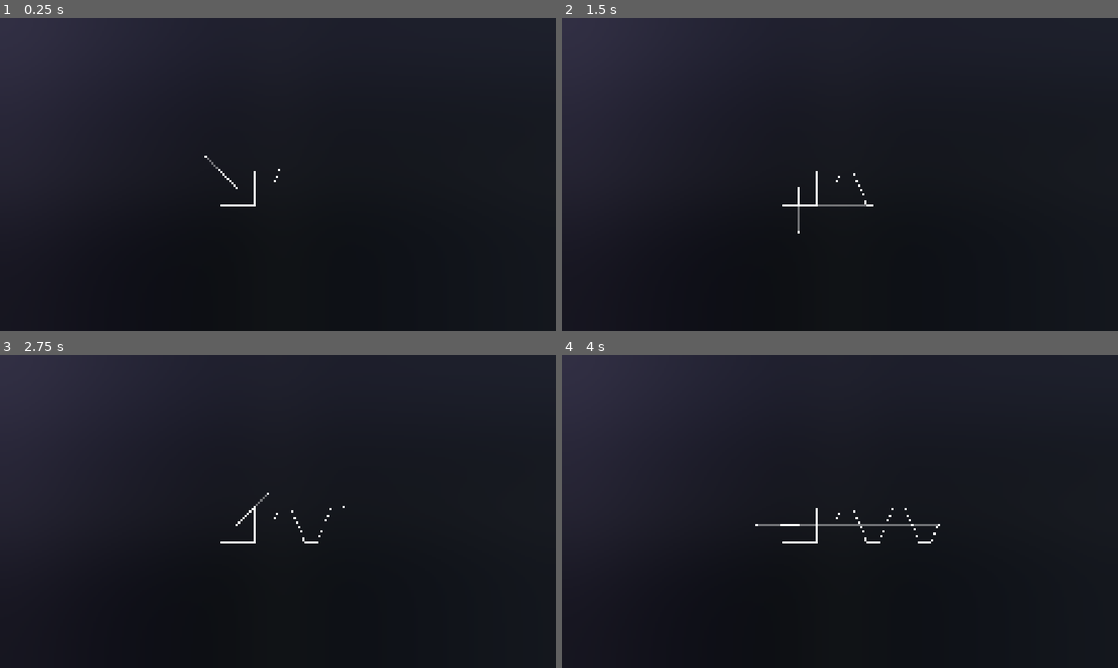
Above: before the commit, frames 1-4 (two rows, left to right).
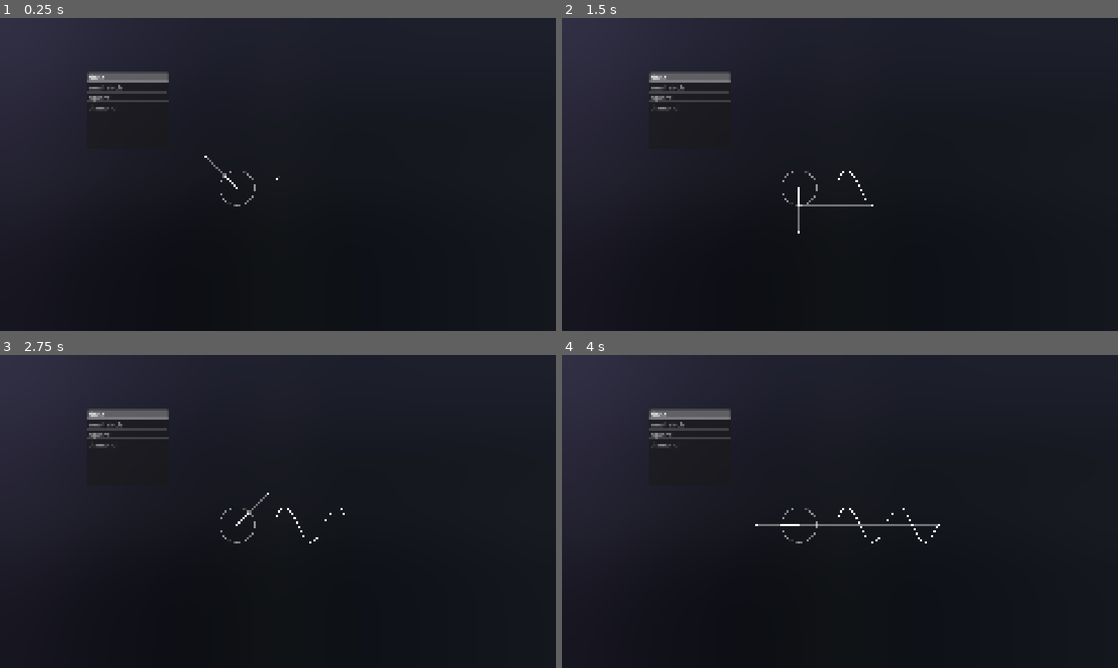
Above: after the commit, the same moments.

Repository: Jfred94/waveform-generator
Game: Godot game, scene res://Scenes/Game/game.tscn
Two runs of this game, one before a commit and one after it. Both use one fixed random seed, a clock stepped at 60 frames per second and the inputs below.
Inputs:
- Up to frame 1 (0.25 s): no input
- Up to frame 2 (1.5 s): tap Enter at 1.25 s
- Up to frame 3 (2.75 s): no input
- Up to frame 4 (4 s): no input

The runs differ from the first frame. In frame 1, 1.0% of the frame differs, in the area x 15-51%, y 17-61%; in frame 2, 1.0%; in frame 3, 1.0%; in frame 4, 1.1%, in the area x 15-68%, y 17-61%.

Commit message:
new shape & better visualization

Diff:
--- a/WaveformGenerator/Scenes/Game/TestVisualizer/test_visualizer.gd
+++ b/WaveformGenerator/Scenes/Game/TestVisualizer/test_visualizer.gd
@@ -1,6 +1,6 @@
 extends Node2D
 
-@onready var square = $square
+@onready var outline = $outline
 @onready var center = $"center circle"
 @onready var outer = $"outer circle"
 @onready var outside = $"outside circle"
@@ -9,6 +9,9 @@
 @onready var visualizer_circle = $"visualizer circle"
 @onready var visualizer_line = $"visualizer line"
 @onready var connector_line = $"connector line"
+@onready var shape_list = $ShapeList
+
+@export var shape_sprites: Array[Texture2D] = []
 
 var timer: float
 var radius = 80
@@ -16,7 +19,7 @@
 # Called when the node enters the scene tree for the first time.
 func _ready() -> void:
 	timer = 0.0
-
+	shape_list.select(0)
 
 # Called every frame. 'delta' is the elapsed time since the previous frame.
 func _process(delta: float) -> void:
@@ -30,7 +33,7 @@
 	var angle = timer * PI
 	if (angle > 2 * PI):
 		angle -= 2 * PI
-	outer.position = find_outside_position(angle, 2)
+	outer.position = find_outside_position(angle, shape_list.get_selected_items()[0])
 	inside_line.set_point_position(1, outer.position)
 
 	visualizer_circle.position = Vector2((2 + timer * 1.5) * radius, outer.position.y)
@@ -38,18 +41,21 @@
 	connector_line.set_point_position(0, outer.position)
 	connector_line.set_point_position(1, visualizer_circle.position)
 
+	outline.texture = shape_sprites[shape_list.get_selected_items()[0]]
+
 # 0 = circle
 # 1 = small circle
 # 2 = square
+# 3 = diamond
 func find_outside_position(angle: float, shape_type: int) ->  Vector2:
 
-	if (shape_type == 0):
+	if (shape_type == 0): # circle
 		return Vector2(-radius, 0).rotated(angle)
 
-	elif (shape_type == 1):
+	elif (shape_type == 1): # small circle
 		return Vector2(-radius * 0.5, 0).rotated(angle)
 
-	elif (shape_type == 2):
+	elif (shape_type == 2): # square
 		if (angle >= 0.0 && angle <= PI / 4.0):
 			return Vector2(-radius, -abs(tan(angle)) * radius)
 		elif (angle > PI / 4.0 && angle <= PI / 2.0):
@@ -67,5 +73,35 @@
 		else:
 			return Vector2(-radius, abs(tan((2 * PI) - angle)) * radius)
 
+	elif (shape_type == 3): # diamond
+		if (angle >= 0.0 && angle <= PI / 2.0):
+			var c = (3 * (PI / 4.0)) - angle
+			var aside = (radius * sin(PI / 4.0)) / sin(c)
+			var bside = (radius * sin(angle)) / sin(c)
+			var area = (aside * bside * sin(c)) / 2.0
+			var height = (2.0 * area) / radius
+			return Vector2(-radius + height, -height)
+		elif (angle > PI / 2.0 && angle <= PI):
+			var c = (3 * (PI / 4.0)) - (PI - angle)
+			var aside = (radius * sin(PI / 4.0)) / sin(c)
+			var bside = (radius * sin((PI - angle))) / sin(c)
+			var area = (aside * bside * sin(c)) / 2.0
+			var height = (2.0 * area) / radius
+			return Vector2(radius - height, -height)
+		elif (angle > PI && angle <= 3 * (PI / 2.0)):
+			var c = (3 * (PI / 4.0)) - (PI + angle)
+			var aside = (radius * sin(PI / 4.0)) / sin(c)
+			var bside = (radius * sin((PI + angle))) / sin(c)
+			var area = (aside * bside * sin(c)) / 2.0
+			var height = (2.0 * area) / radius
+			return Vector2(radius - height, height)
+		else:
+			var c = (3 * (PI / 4.0)) - ((2.0 * PI) - angle)
+			var aside = (radius * sin(PI / 4.0)) / sin(c)
+			var bside = (radius * sin(((2.0 * PI) - angle))) / sin(c)
+			var area = (aside * bside * sin(c)) / 2.0
+			var height = (2.0 * area) / radius
+			return Vector2(-radius + height, height)
+
 	else:
 		return Vector2.ZERO
--- a/WaveformGenerator/Scenes/Game/TestVisualizer/test_visualizer.tscn
+++ b/WaveformGenerator/Scenes/Game/TestVisualizer/test_visualizer.tscn
@@ -1,13 +1,18 @@
-[gd_scene load_steps=4 format=3 uid="uid://bxe26m8m6xp61"]
+[gd_scene load_steps=7 format=3 uid="uid://bxe26m8m6xp61"]
 
 [ext_resource type="Script" uid="uid://cnfh6t8okrkua" path="res://Scenes/Game/TestVisualizer/test_visualizer.gd" id="1_nkguh"]
+[ext_resource type="Texture2D" uid="uid://djnbtab758g0" path="res://Sprites/tv_bigcircle.png" id="2_6edpj"]
 [ext_resource type="Texture2D" uid="uid://22wkbwnopy7n" path="res://Sprites/tv_square.png" id="2_85g67"]
+[ext_resource type="Texture2D" uid="uid://bq6uynef2y473" path="res://Sprites/tv_smallcircle.png" id="3_h0er0"]
 [ext_resource type="Texture2D" uid="uid://dm2g724s5j4g8" path="res://Sprites/tv_circle.png" id="3_knai6"]
+[ext_resource type="Texture2D" uid="uid://ds0px2j3d0o4k" path="res://Sprites/tv_diamond.png" id="5_b6itu"]
 
 [node name="Test Visualizer" type="Node2D"]
 script = ExtResource("1_nkguh")
+shape_sprites = Array[Texture2D]([ExtResource("2_6edpj"), ExtResource("3_h0er0"), ExtResource("2_85g67"), ExtResource("5_b6itu")])
 
-[node name="square" type="Sprite2D" parent="."]
+[node name="outline" type="Sprite2D" parent="."]
+modulate = Color(1, 1, 1, 0.5372549)
 texture = ExtResource("2_85g67")
 
 [node name="center circle" type="Sprite2D" parent="."]
@@ -41,3 +46,15 @@
 points = PackedVector2Array(0, 0, 160, 0)
 width = 4.0
 default_color = Color(1, 1, 1, 0.40392157)
+
+[node name="ShapeList" type="ItemList" parent="."]
+offset_left = -692.0
+offset_top = -536.0
+offset_right = -314.0
+offset_bottom = -179.0
+theme_override_font_sizes/font_size = 30
+item_count = 4
+item_0/text = "circle"
+item_1/text = "small circle"
+item_2/text = "square"
+item_3/text = "diamond"
Binary file added: WaveformGenerator/Sprites/tv_bigcircle.png
Not shown, added: WaveformGenerator/Sprites/tv_bigcircle.png.import
Binary file added: WaveformGenerator/Sprites/tv_diamond.png
Not shown, added: WaveformGenerator/Sprites/tv_diamond.png.import
Binary file added: WaveformGenerator/Sprites/tv_smallcircle.png
Not shown, added: WaveformGenerator/Sprites/tv_smallcircle.png.import
